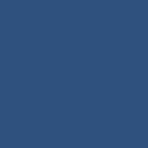
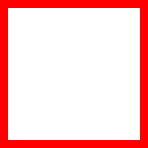
Revision of a layered 148px x 148px image; what changed, layer by layer:
hid "图层 11" over (x1=0, y1=0, x2=148, y2=148)
added layer "图层 1 l" above "图层 1" over (x1=0, y1=0, x2=148, y2=148)
